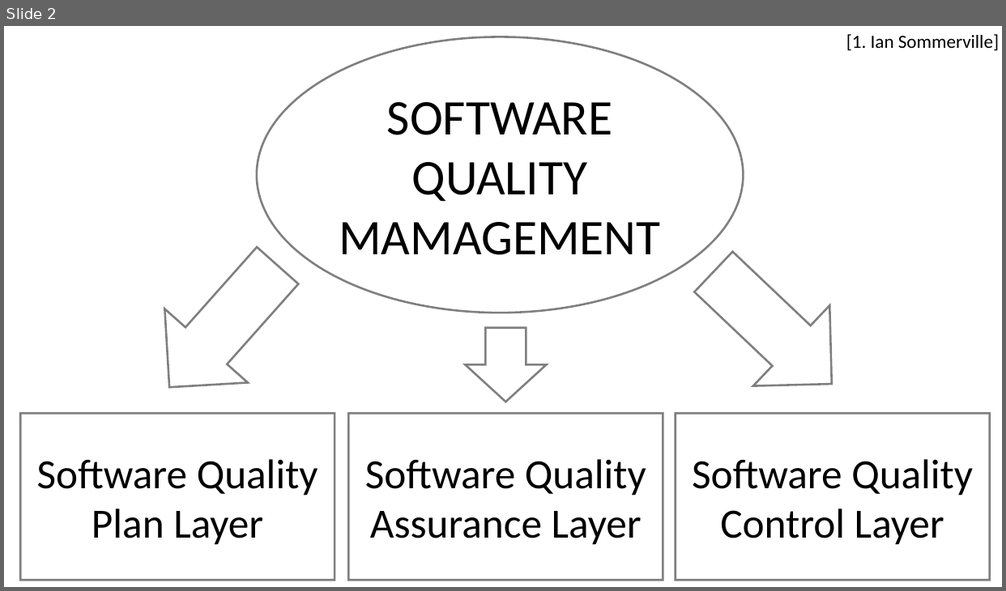
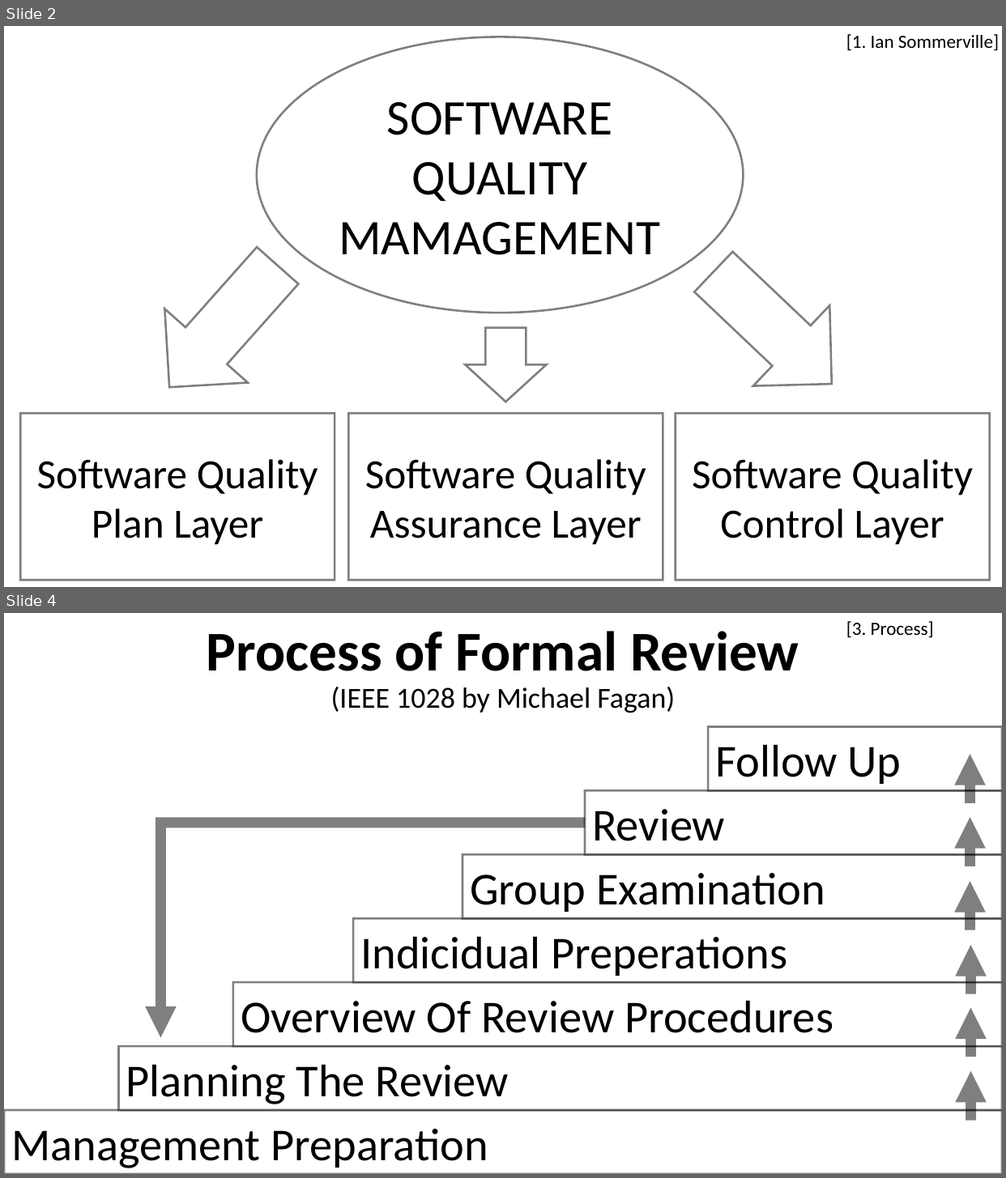
Before and after one commit to DaAnda97/E-Portfolio-PeerReview, a slide deck: Peer Review_NEW.pptx. Shown one above the other, each under a label of ours: slide 2 before the commit, slides 2 and 4 after it; the slides between them are not shown. The pictures are 1006x591 and 1006x1178 pixels, drawn with LibreOffice and Linux fonts; fonts in the diff are those of the drawing; background and template pictures are left out. Boxes give left, top, right and bottom in pixels: in the first picture for what was removed or moved away, otherwise in the second. Text is boxed around its words. In the diff, an @@ line names an element or a change of style, - is before the commit and + after.

```diff
--- a/Peer Review_NEW.pptx
+++ b/Peer Review_NEW.pptx
@@ slide 4 added at [4,613,1002,1174], background picture (left out) @@
@@ text added at [206,631,799,713], 28 pt, text #000000 @@
+Process of Formal Review
+(IEEE 1028 by Michael Fagan)
@@ text added at [846,621,934,637], 18 pt, text #000000 @@
+[3. Process]
@@ rectangle added at [709,726,1002,790], fill #FFFFFF at 65% opacity, outline #000000 2 pt, 44 pt, text #000000 @@
+Follow Up
@@ arrow added from (970, 803) to (970, 755), #000000 10 pt @@
@@ rectangle added at [585,791,1002,855], fill #FFFFFF at 65% opacity, outline #000000 2 pt, 44 pt, text #000000 @@
+Review
@@ elbow arrow added from (585, 823) to (160, 1038), #000000 10 pt @@
@@ arrow added from (970, 867) to (970, 817), #000000 10 pt @@
@@ rectangle added at [462,855,1002,918], fill #FFFFFF at 65% opacity, outline #000000 2 pt, 44 pt, text #000000 @@
+Group Examination
@@ arrow added from (970, 931) to (970, 881), #000000 10 pt @@
@@ rectangle added at [354,918,1002,982], fill #FFFFFF at 65% opacity, outline #000000 2 pt, 44 pt, text #000000 @@
+Indicidual Preperations
@@ arrow added from (971, 994) to (971, 945), #000000 10 pt @@
@@ rectangle added at [233,983,1002,1046], fill #FFFFFF at 65% opacity, outline #000000 2 pt, 44 pt, text #000000 @@
+Overview Of Review Procedures
@@ arrow added from (971, 1057) to (971, 1008), #000000 10 pt @@
@@ rectangle added at [118,1046,1002,1110], fill #FFFFFF at 65% opacity, outline #000000 2 pt, 44 pt, text #000000 @@
+Planning The Review
@@ arrow added from (971, 1121) to (971, 1071), #000000 10 pt @@
@@ rectangle added at [4,1111,1002,1174], fill #FFFFFF at 65% opacity, outline #000000 2 pt, 44 pt, text #000000 @@
+Management Preparation
```
Also in this commit, not shown: 1 slide changed, 1 other slide added, 3 other files.
